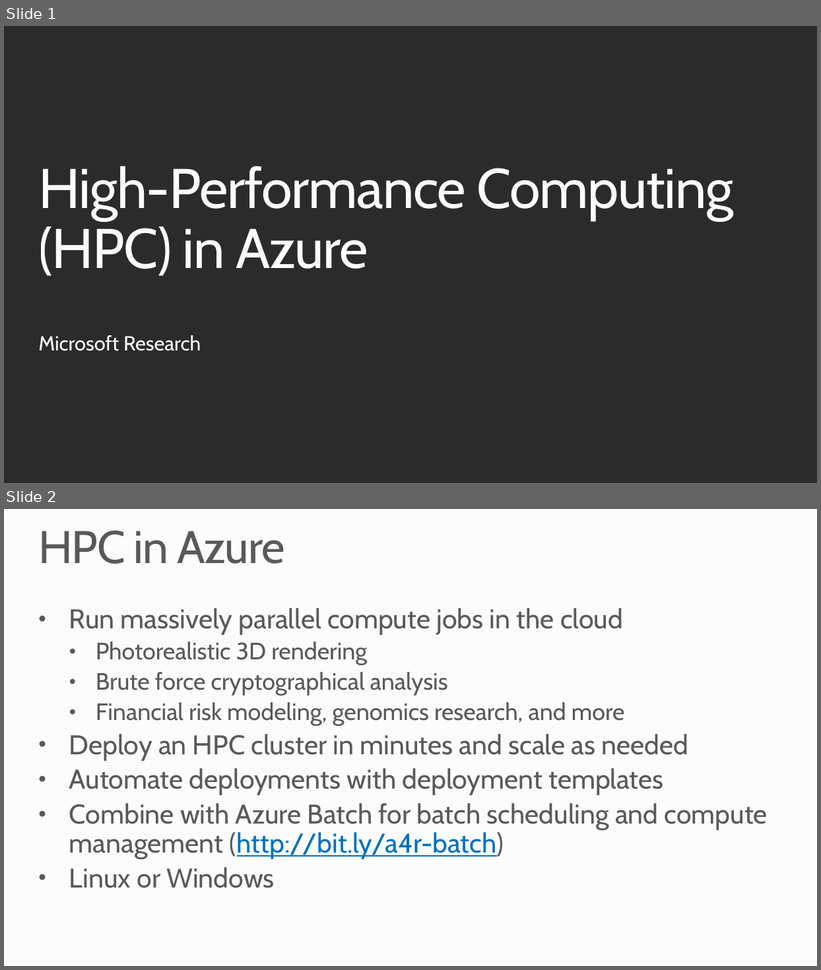
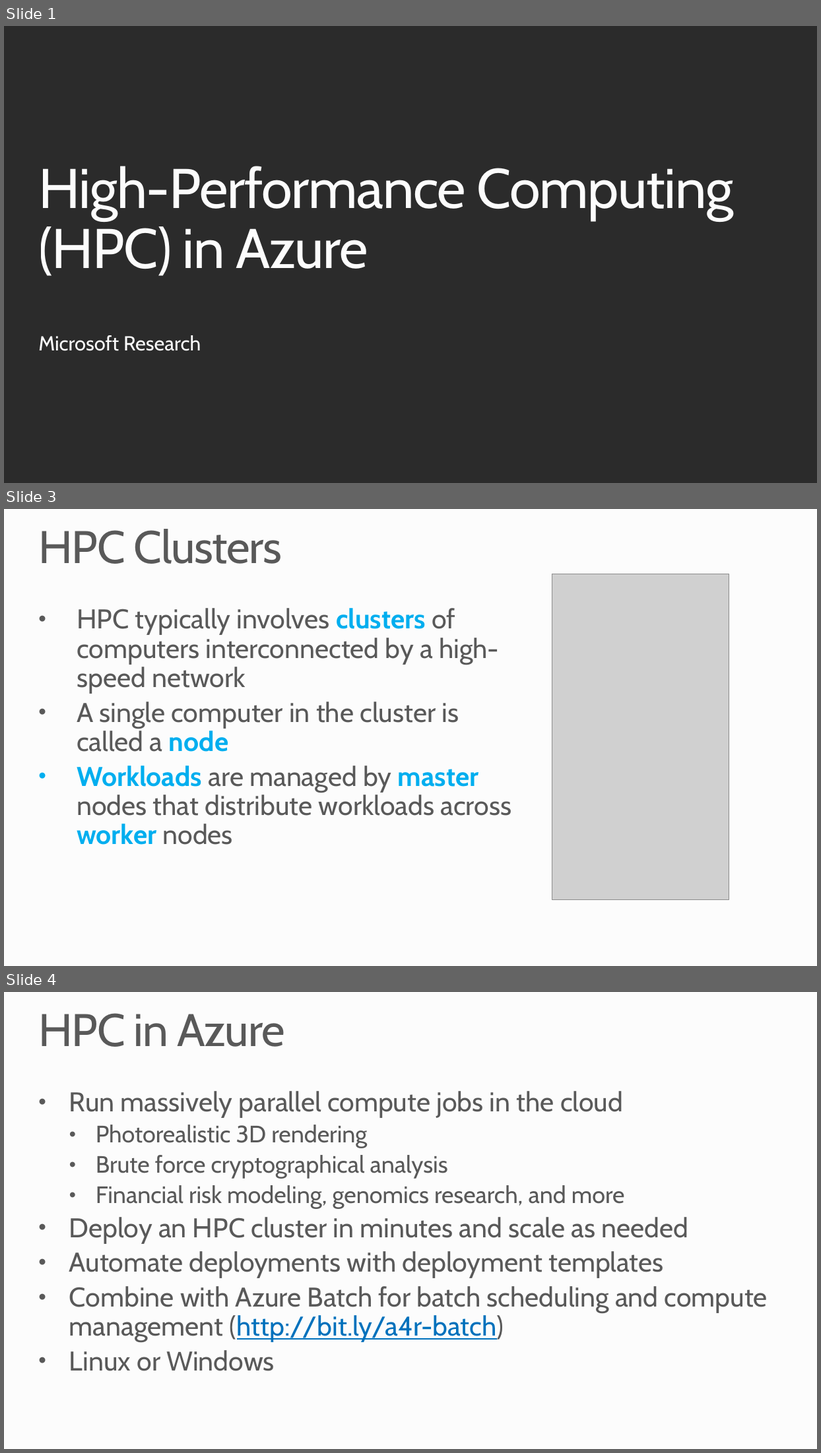
Before and after one commit to MSRConnections/Azure-training-course, a slide deck: Content/High-Performance Computing/Azure High-Performance Computing.pptx. Shown one above the other, each under a label of ours: slides 1 and 2 before the commit, slides 1, 3 and 4 after it; the slides between them are not shown. The pictures are 821x970 and 821x1453 pixels, drawn with LibreOffice and Linux fonts; fonts in the diff are those of the drawing; grey boxes stand for pictures; background and template pictures are left out; a plain dark background stands for a picture behind light text. Boxes give left, top, right and bottom in pixels: in the first picture for what was removed or moved away, otherwise in the second. Text is boxed around its words. In the diff, an @@ line names an element or a change of style, - is before the commit and + after.

```diff
--- a/Content/High-Performance Computing/Azure High-Performance Computing.pptx
+++ b/Content/High-Performance Computing/Azure High-Performance Computing.pptx
@@ slide 3 added at <box>4,509,817,966</box>, background #FCFCFC @@
@@ title added at <box>38,529,283,564</box>, 54 pt, text #595959 @@
+HPC Clusters
@@ picture added at <box>552,574,730,900</box> @@
@@ text added at <box>77,608,512,845</box>, 32 pt, text #595959 @@
+• HPC typically involves clusters of computers interconnected by a high- speed network
+• A single computer in the cluster is called a node
+• Workloads are managed by master nodes that distribute workloads across worker nodes
@@ what was slide 2 is now slide 4 @@
```
Also in this commit, not shown: 1 other slide added, 42 other files.
